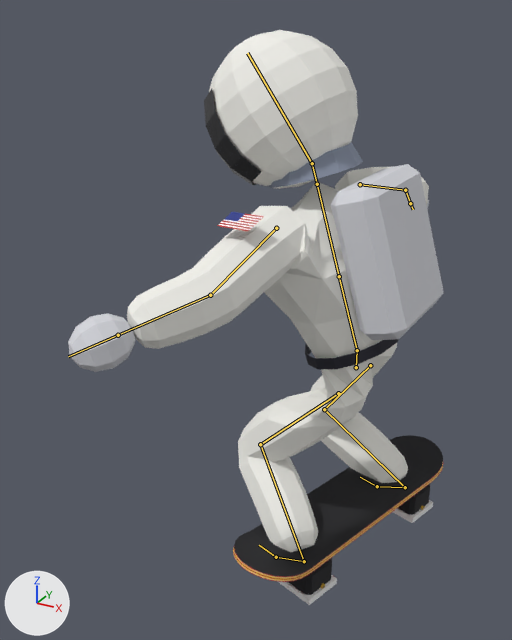
One commit to the Blender file art/lou-gnar.blend: the scene before it, then after it.
Both versions are drawn from a camera (50 mm lens) standing at (0.672, -1.865, 2.088) and looking at (-0.285, -0.124, 1.218). The lights are fixed; the arrows at lower left show +X, +Y and +Z. The picture after the commit comes second. Both versions are drawn at frame 7 of the action 'bs180'; the numbers are the values there. The bones that bend it are drawn over the model as lines.

Names of what the first picture shows: 'Board', 'LouGnar'.
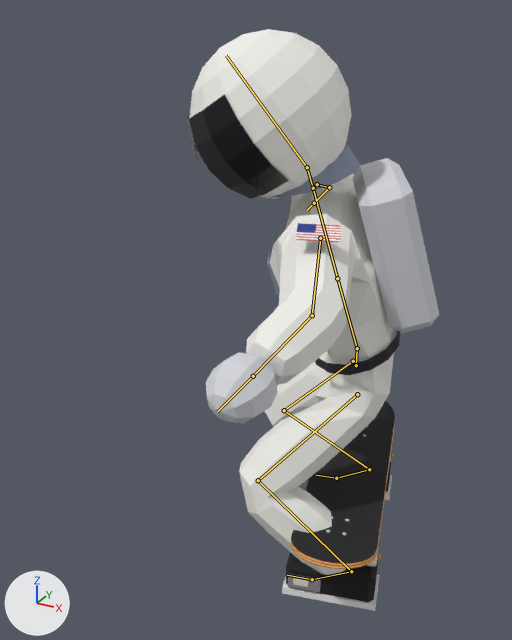
Location of each change, (x1, y1, x2, y2) in pixels of the pictures (512 x 640 px):
'LouGnar', posed (33% narrower): before (68, 30, 444, 605); after (187, 29, 439, 611)
'Board', posed (50% narrower, 9% taller): before (233, 435, 444, 589); after (290, 401, 395, 569)
bone 'Hips', root to tip: before (356, 367) to (357, 350); after (356, 365) to (357, 348)
bone 'Head', root to tip: before (312, 163) to (247, 53); after (307, 167) to (226, 55)
bone 'LeftArm', root to tip: before (276, 228) to (210, 295); after (320, 238) to (312, 315)
bone 'RightArm', root to tip: before (360, 184) to (405, 190); after (317, 184) to (329, 187)
bone 'LeftUpLeg', root to tip: before (338, 393) to (260, 444); after (357, 394) to (258, 480)
bone 'LeftLeg', root to tip: before (260, 444) to (304, 561); after (258, 480) to (351, 571)
bone 'LeftFoot', root to tip: before (304, 561) to (276, 557); after (351, 571) to (312, 579)
bone 'RightUpLeg', root to tip: before (370, 365) to (324, 409); after (353, 361) to (284, 410)
bone 'RightLeg', root to tip: before (324, 409) to (405, 487); after (284, 410) to (369, 469)
bone 'RightFoot', root to tip: before (405, 487) to (377, 486); after (369, 469) to (336, 478)

What changed in the scene script:
```text
Change bone_hips:
    where bone_hips = bpy.data.objects['LouGnarRig'].pose.bones['Hips']
    bone_hips.location: (0.0, 0.168, 0.0) -> (0.0, 0.175, 0.0)
    bone_hips.rotation_quaternion: (0.675, 0.0, -0.738, 0.0) -> (0.842, 0.0, -0.539, 0.0)  # degrees (0, -95, 0) -> degrees (0, -65, 0)
Change bone_head:
    where bone_head = bpy.data.objects['LouGnarRig'].pose.bones['Head']  # child of 'Neck'
    bone_head.rotation_quaternion: (0.985, 0.174, -0.01, 0.002) -> (0.984, 0.174, 0.024, -0.004)  # degrees (20, -1, 0) -> degrees (20, 3, 0)
Change bone_leftarm:
    where bone_leftarm = bpy.data.objects['LouGnarRig'].pose.bones['LeftArm']  # child of 'Spine1'
    bone_leftarm.rotation_quaternion: (0.791, -0.193, -0.138, -0.564) -> (0.774, -0.218, -0.161, -0.573)  # degrees (-10, -26, -69) -> degrees (-10, -30, -70)
Change bone_rightarm:
    where bone_rightarm = bpy.data.objects['LouGnarRig'].pose.bones['RightArm']  # child of 'Spine1'
    bone_rightarm.rotation_quaternion: (0.802, 0.096, -0.07, 0.585) -> (0.81, 0.112, -0.079, 0.57)  # degrees (4, -13, 72) -> degrees (5, -15, 70)
Change bone_leftupleg:
    where bone_leftupleg = bpy.data.objects['LouGnarRig'].pose.bones['LeftUpLeg']  # child of 'Hips'
    bone_leftupleg.rotation_quaternion: (0.625, -0.254, -0.683, 0.282) -> (0.767, -0.397, -0.491, 0.117)  # degrees (-95, -45, 97) -> degrees (-74, -41, 49)
Change bone_leftleg:
    where bone_leftleg = bpy.data.objects['LouGnarRig'].pose.bones['LeftLeg']  # child of 'LeftUpLeg'
    bone_leftleg.rotation_quaternion: (0.682, -0.279, 0.087, -0.67) -> (0.682, 0.307, 0.09, -0.658)  # degrees (-31, -15, -85) -> degrees (21, 32, -82)
Change bone_leftfoot:
    where bone_leftfoot = bpy.data.objects['LouGnarRig'].pose.bones['LeftFoot']  # child of 'LeftLeg'
    bone_leftfoot.rotation_quaternion: (0.531, -0.131, -0.06, 0.835) -> (0.72, -0.303, -0.005, 0.624)  # degrees (-14, 9, 114) -> degrees (-29, 22, 76)
Change bone_rightupleg:
    where bone_rightupleg = bpy.data.objects['LouGnarRig'].pose.bones['RightUpLeg']  # child of 'Hips'
    bone_rightupleg.rotation_quaternion: (0.633, -0.078, -0.692, 0.339) -> (0.782, -0.143, -0.501, 0.343)  # degrees (-87, -55, 109) -> degrees (-51, -43, 69)
Change bone_rightleg:
    where bone_rightleg = bpy.data.objects['LouGnarRig'].pose.bones['RightLeg']  # child of 'RightUpLeg'
    bone_rightleg.rotation_quaternion: (0.687, -0.193, -0.087, -0.695) -> (0.686, 0.106, -0.092, -0.714)  # degrees (-9, -23, -89) -> degrees (16, 2, -92)
Change bone_rightfoot:
    where bone_rightfoot = bpy.data.objects['LouGnarRig'].pose.bones['RightFoot']  # child of 'RightLeg'
    bone_rightfoot.rotation_quaternion: (0.523, -0.368, 0.052, 0.767) -> (0.705, -0.395, 0.044, 0.587)  # degrees (-23, 38, 103) -> degrees (-36, 32, 69)
Change bone_board:
    where bone_board = bpy.data.objects['LouGnarRig'].pose.bones['Board']
    bone_board.location: (0.0, 0.0, 0.428) -> (0.0, 0.0, 0.555)
    bone_board.rotation_quaternion: (0.594, 0.0, 0.0, -0.805) -> (0.792, 0.0, 0.0, -0.611)  # degrees (0, 0, -107) -> degrees (0, 0, -75)
```
